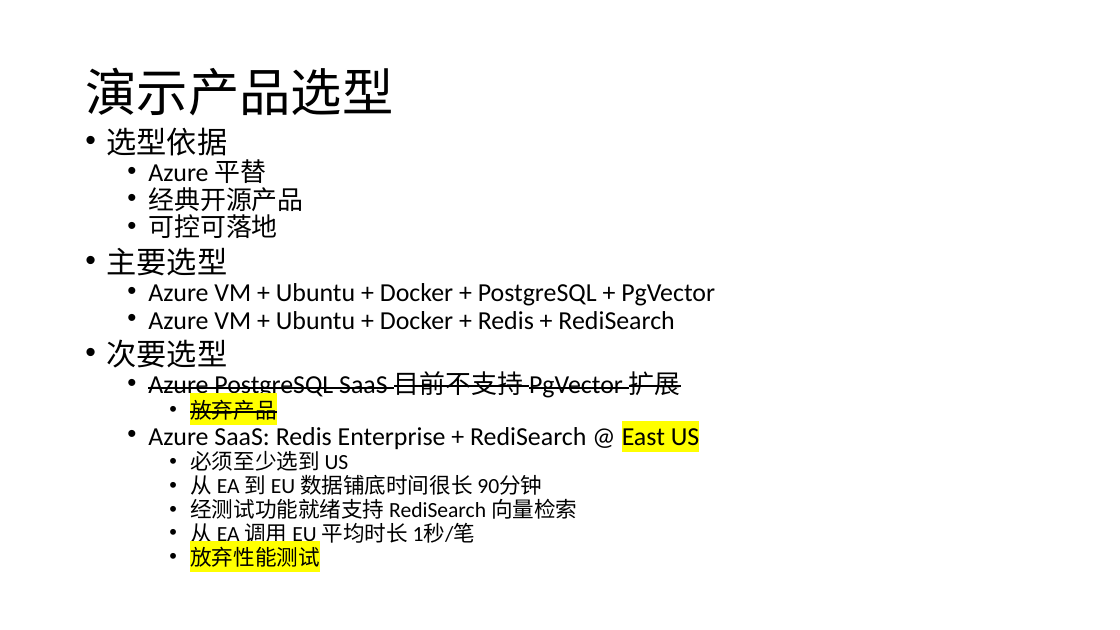
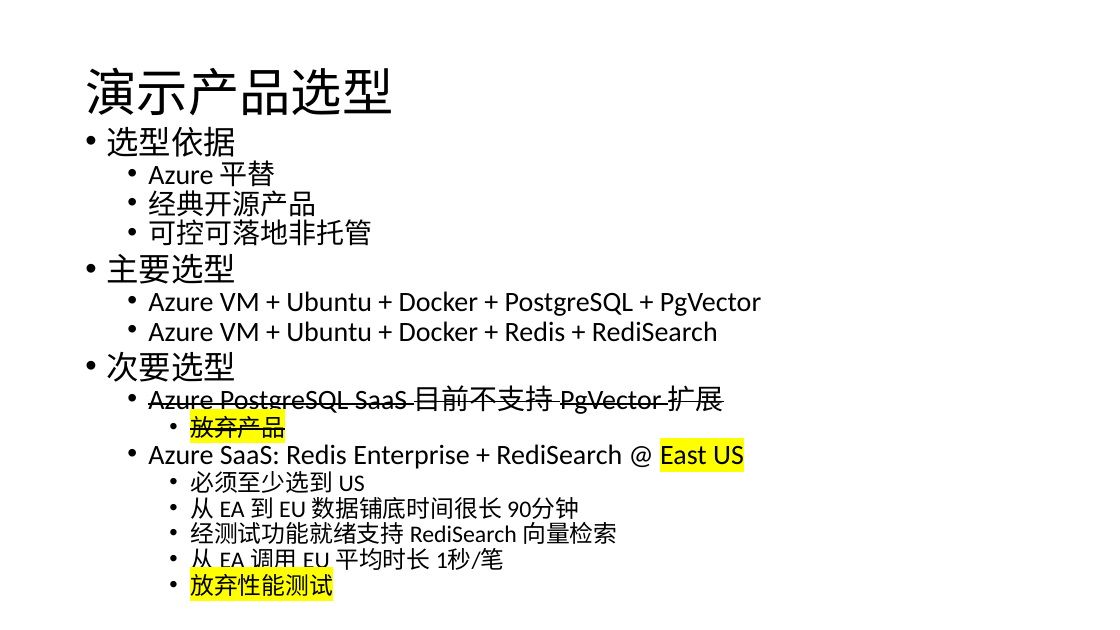
Before and after one commit to AwesomeYuer/PostgreSQL.PgVector.Performance, a slide deck: slide 7 of Vector.DataBases.And.Performance.Awesome.Yuer.pptx. Drawn at 1120x630 pixels with LibreOffice and Linux fonts; fonts in the diff are those of the drawing. Boxes give left, top, right and bottom in pixels: in the first picture for what was removed or moved away, otherwise in the second. Text is boxed around its words. In the diff, an @@ line names an element or a change of style, - is before the commit and + after.

```diff
--- a/Vector.DataBases.And.Performance.Awesome.Yuer.pptx
+++ b/Vector.DataBases.And.Performance.Awesome.Yuer.pptx
@@ text at [106, 126, 761, 596]: size 25.9 to 27.8 pt in "选型依据", "主要选型", "次要选型"; size 22.2 to 24.1 pt in "Azure 平替", "经典开源产品", "Azure VM + Ubuntu + Docker + ...", "Azure VM + Ubuntu + Docker + ..." and 2 more places; size 18.5 to 20.4 pt in "放弃产品", "必须至少选到 US", "从 EA 到 EU 数据铺底时间很长 90分钟", "经测试功能就绪支持 RediSearch 向量检索" and 2 more places @@
@@ text at [148, 215, 372, 246]: text changed; size 22.2 to 24.1 pt @@
-  • 可控可落地
+  • 可控可落地非托管
```
Also in this commit, not shown: 6 other slides changed.
